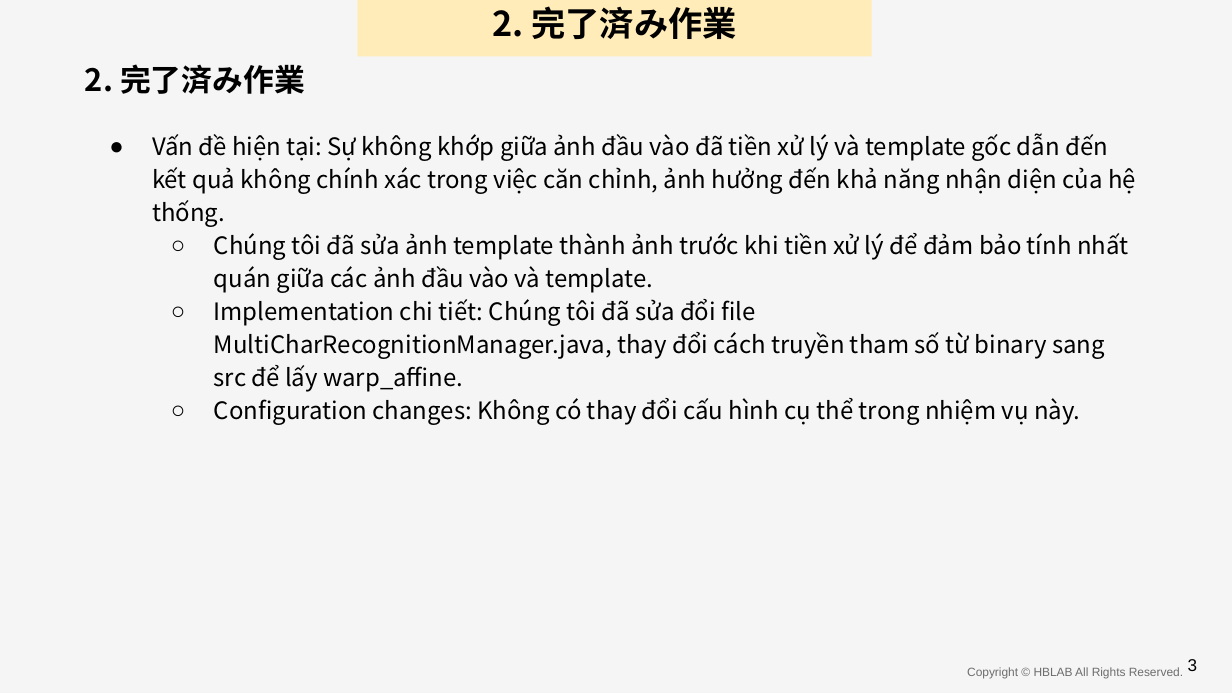
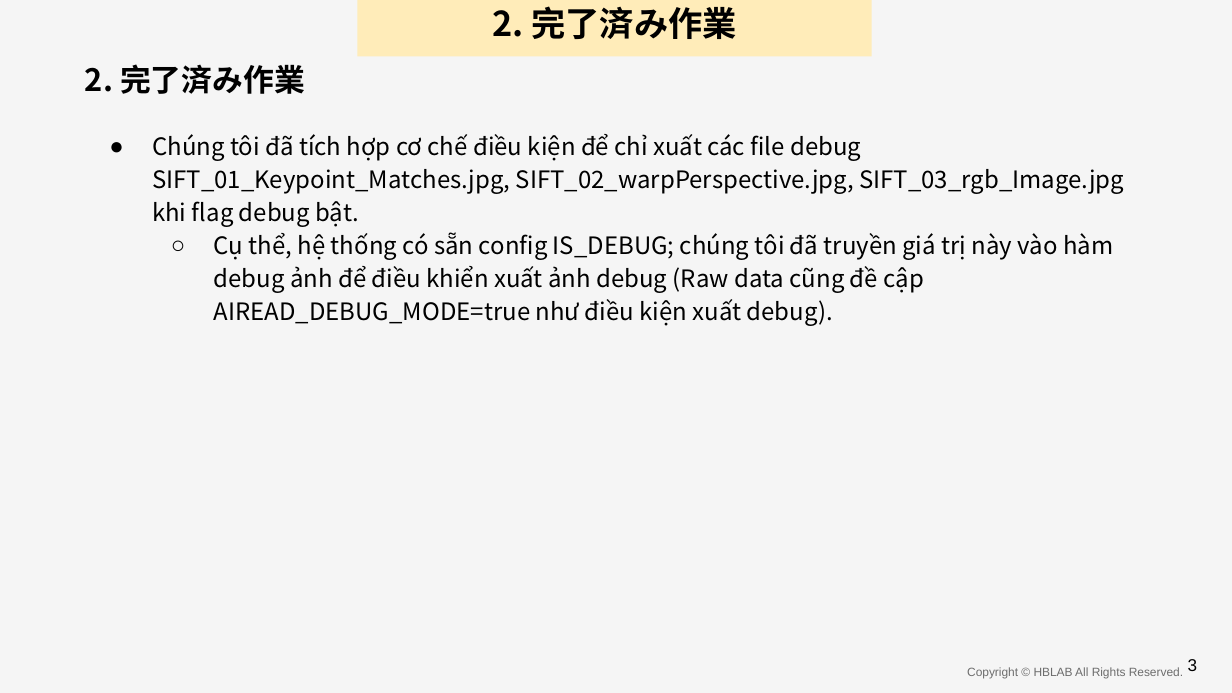
Before and after one commit to anhnvVNU/slide_maker, a slide deck: slide 8 of output/final_presentation.pptx. Drawn at 1232x693 pixels with LibreOffice and Linux fonts; fonts in the diff are those of the drawing; background and template pictures are left out. Boxes give left, top, right and bottom in pixels: in the first picture for what was removed or moved away, otherwise in the second. Text is boxed around its words. In the diff, an @@ line names an element or a change of style, - is before the commit and + after.

```diff
--- a/output/final_presentation.pptx
+++ b/output/final_presentation.pptx
@@ text at <box>152,134,1124,326</box>: text changed @@
-● Vấn đề hiện tại: Sự không khớp giữa ảnh đầu vào đã tiền xử lý và template gốc dẫn đến kết quả không chính xác trong việc căn chỉnh, ảnh hưởng đến khả năng nhận diện của hệ thống.
-  ○ Chúng tôi đã sửa ảnh template thành ảnh trước khi tiền xử lý để đảm bảo tính nhất quán giữa các ảnh đầu vào và template.
-  ○ Implementation chi tiết: Chúng tôi đã sửa đổi file MultiCharRecognitionManager.java, thay đổi cách truyền tham số từ binary sang src để lấy warp_affine.
-  ○ Configuration changes: Không có thay đổi cấu hình cụ thể trong nhiệm vụ này.
+● Chúng tôi đã tích hợp cơ chế điều kiện để chỉ xuất các file debug SIFT_01_Keypoint_Matches.jpg, SIFT_02_warpPerspective.jpg, SIFT_03_rgb_Image.jpg khi flag debug bật.
+  ○ Cụ thể, hệ thống có sẵn config IS_DEBUG; chúng tôi đã truyền giá trị này vào hàm debug ảnh để điều khiển xuất ảnh debug (Raw data cũng đề cập AIREAD_DEBUG_MODE=true như điều kiện xuất debug).
```
Also in this commit, not shown: 12 other slides changed, 2 slides added, 7 slides removed, 11 other files.
